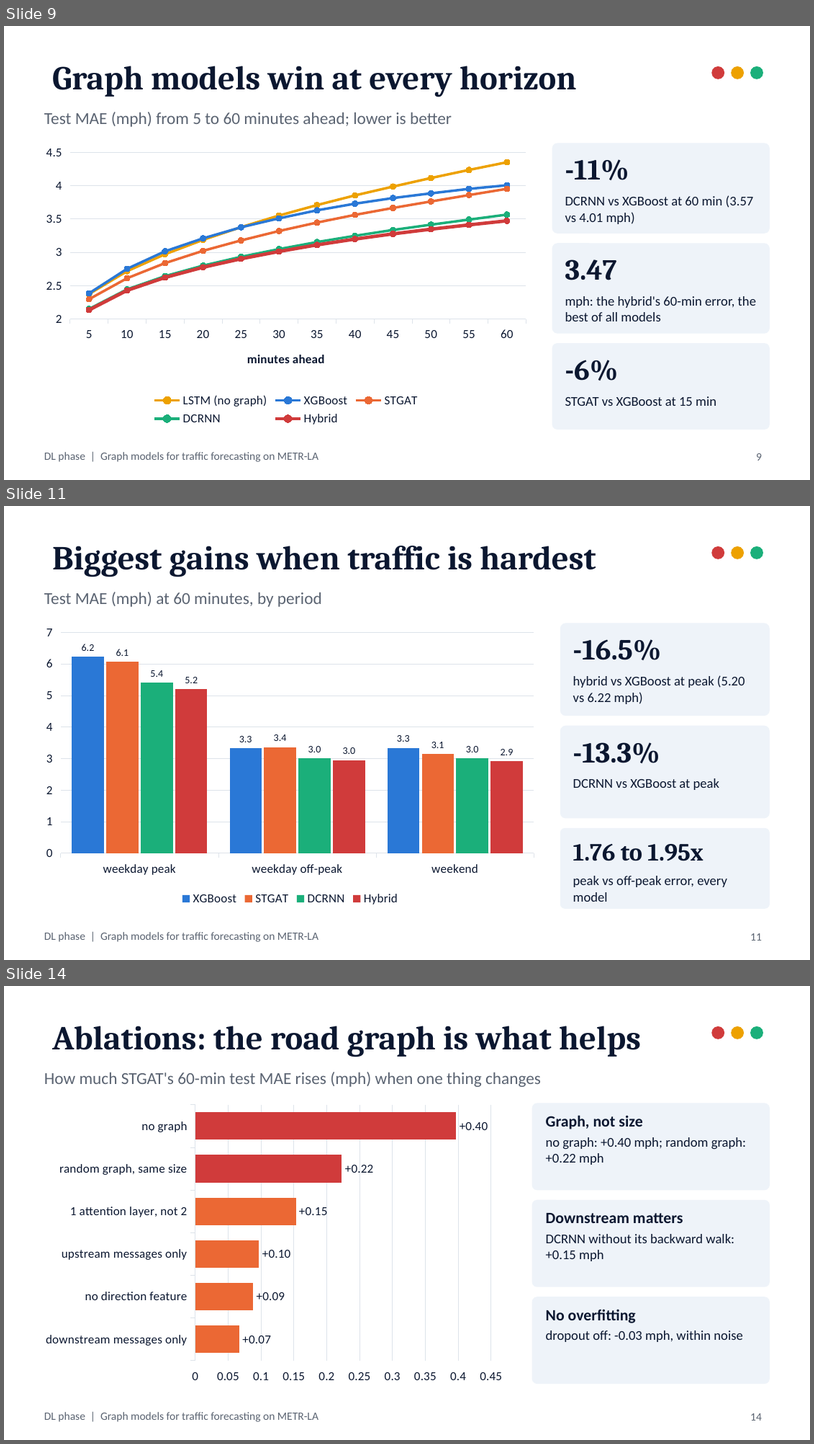
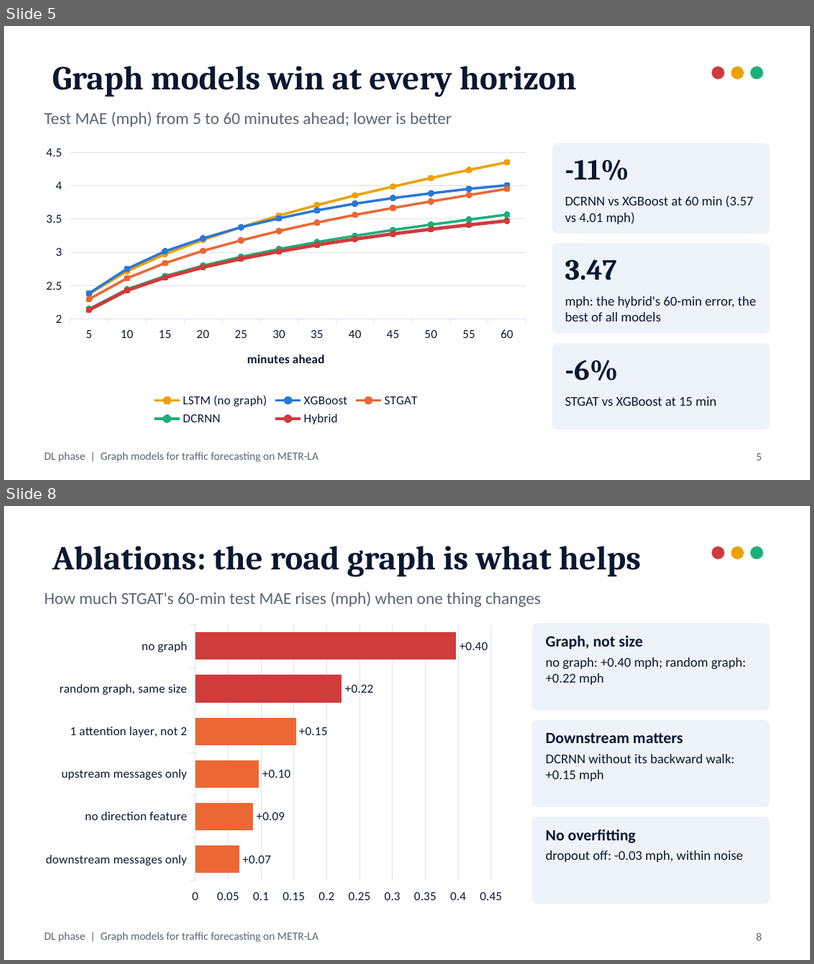
Before and after one commit to ManasSaxena14/MetroFlow_MachineAndDeepLearning, a slide deck: docs/presentation/DL_Graph_Models.pptx. Shown one above the other, each under a label of ours: slides 9, 11 and 14 before the commit, slides 5 and 8 after it; the slides between them are not shown. The pictures are 814x1444 and 814x964 pixels, drawn with LibreOffice and Linux fonts; fonts in the diff are those of the drawing. Boxes give left, top, right and bottom in pixels: in the first picture for what was removed or moved away, otherwise in the second. Text is boxed around its words. In the diff, an @@ line names an element or a change of style, - is before the commit and + after.

Commit message:
Slides: condense the DL deck to 18 slides with full coverage
Merge the gap and propagation slides, present STGAT, DCRNN and the hybrid
on one slide, fold peak vs off-peak into the results table and the DCRNN
reproduction into the significance slide, and add the sensor-level error
result to the congestion-map slide. Update the README accordingly.

```diff
--- a/docs/presentation/DL_Graph_Models.pptx
+++ b/docs/presentation/DL_Graph_Models.pptx
@@ slide 11 removed at box(4, 506, 810, 960), background #FFFFFF; not listed: 1 template element that a slide beside it also shows @@
@@ title removed at box(52, 546, 596, 577) @@
-Biggest gains when traffic is hardest
@@ ellipse removed at box(712, 546, 725, 559) @@
@@ ellipse removed at box(731, 546, 744, 559) @@
@@ ellipse removed at box(751, 546, 764, 559) @@
@@ text removed at box(44, 592, 322, 607) @@
-Test MAE (mph) at 60 minutes, by period
@@ column chart removed at box(36, 619, 544, 909) @@
-categories: weekday peak, weekday off-peak, weekend
-XGBoost: 6.2, 3.3, 3.3
-STGAT: 6.1, 3.4, 3.1
-DCRNN: 5.4, 3, 3
-Hybrid: 5.2, 3, 2.9
@@ rounded rectangle removed at box(561, 623, 770, 716) @@
@@ text removed at box(574, 639, 662, 660) @@
--16.5%
@@ text removed at box(574, 675, 746, 704) @@
-hybrid vs XGBoost at peak (5.20 vs 6.22 mph)
@@ rounded rectangle removed at box(561, 726, 770, 818) @@
@@ text removed at box(574, 742, 661, 763) @@
--13.3%
@@ text removed at box(574, 778, 720, 790) @@
-DCRNN vs XGBoost at peak
@@ rounded rectangle removed at box(561, 828, 770, 908) @@
@@ text removed at box(574, 844, 703, 861) @@
-1.76 to 1.95x
@@ text removed at box(574, 875, 728, 901) @@
-peak vs off-peak error, every model
@@ page number removed at box(751, 933, 762, 940) @@
-11
@@ what was slide 9 is now slide 5 @@
@@ page number at box(756, 453, 762, 460): text changed @@
-9
+5
@@ what was slide 14 is now slide 8 @@
@@ page number at box(756, 932, 762, 940): text changed @@
-14
+8
```
Also in this commit, not shown: 5 slides changed, 6 other slides removed, 2 other files.
